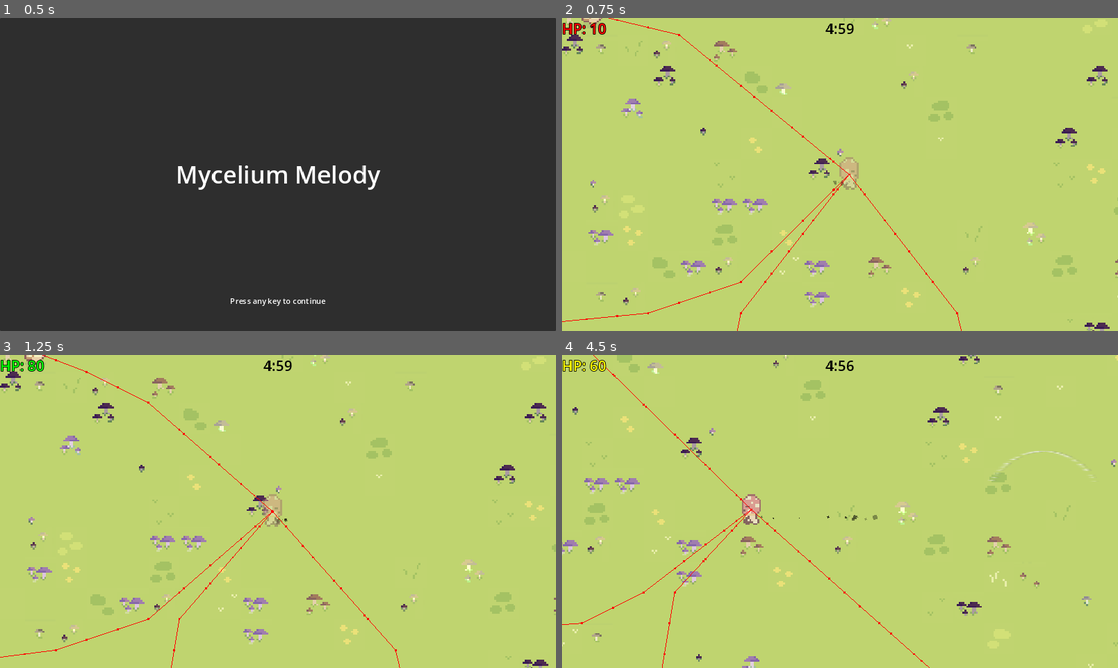
Above: before the commit, frames 1-4 (two rows, left to right).
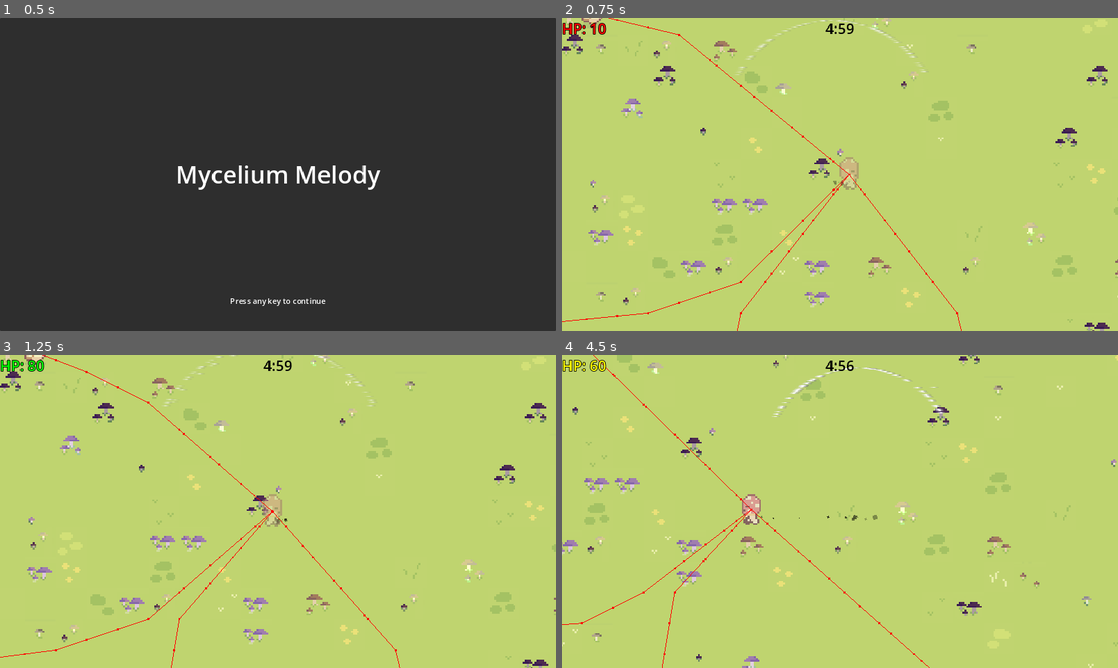
Above: after the commit, the same moments.

Repository: pick-ax-e/Mini-Jam-156-Jame-Gam-29
Game: Godot game, scene res://scenes/main_menu.tscn
The game is run twice, just before and just after one commit, with the same random seed, the same clock (stepped at 60 frames per second) and the same inputs. Sound files missing from this copy of the repository are replaced by a short silence.
Inputs:
- Up to frame 1 (0.5 s): no input
- Up to frame 2 (0.75 s): tap Enter at 0.5 s; hold D (move_right) from 0.53 s (still down); hold \ (SECRET_TEST_BUTTON_SHHH_TELL_NOBODY) from 0.53 s (still down)
- Up to frame 3 (1.25 s): keep holding D (move_right); keep holding \ (SECRET_TEST_BUTTON_SHHH_TELL_NOBODY)
- Up to frame 4 (4.5 s): release D (move_right) at 1.28 s; release \ (SECRET_TEST_BUTTON_SHHH_TELL_NOBODY) at 1.28 s; hold S (move_back) 1.28-2.03 s; tap 1 (attack1) at 1.35 s; hold D (move_right) 2.03-2.78 s; hold Space (special) 2.03-2.78 s; hold W (move_forward) 2.78-3.53 s; tap \ (SECRET_TEST_BUTTON_SHHH_TELL_NOBODY) at 2.85 s; hold 1 (attack1) 3.53-4.28 s; hold A (move_left) from 3.53 s (still down); tap Space (special) at 4.35 s

Frame 1 is identical in both runs. In frame 2, 0.2% of the frame differs, in the area x 31-66%, y 0-19%; in frame 3, 0.1%; in frame 4, 0.4%, in the area x 37-96%, y 4-41%.

Commit message:
new particles w mip map thing

Diff:
--- a/scenes/player.tscn
+++ b/scenes/player.tscn
@@ -355,17 +355,15 @@
 
 [node name="WeaponParticles1" type="CPUParticles2D" parent="AnimatedSprite2D/particle affects"]
 position = Vector2(0, -23.385)
-emitting = false
 amount = 81
-one_shot = true
 explosiveness = 0.99
 fract_delta = false
 texture = SubResource("GradientTexture1D_b5qoh")
 direction = Vector2(0, -1)
 spread = 60.48
 gravity = Vector2(0, 0)
-initial_velocity_min = 32.25
-initial_velocity_max = 32.25
+initial_velocity_min = 250.0
+initial_velocity_max = 250.0
 radial_accel_min = 9.21
 radial_accel_max = 13.51
 angle_min = 720.0
--- a/scripts/Player/player.gd
+++ b/scripts/Player/player.gd
@@ -166,6 +166,7 @@
 			velocity = wishDir*dashImpulse
 		2:
 			weaponParticles1.emitting = true
+			weaponParticles1.direction = prevDir
 
 
 func handlePlayerAnimations():
Binary file added: resources/Other/Circle.png
Not shown, added: resources/Other/Circle.png.import
